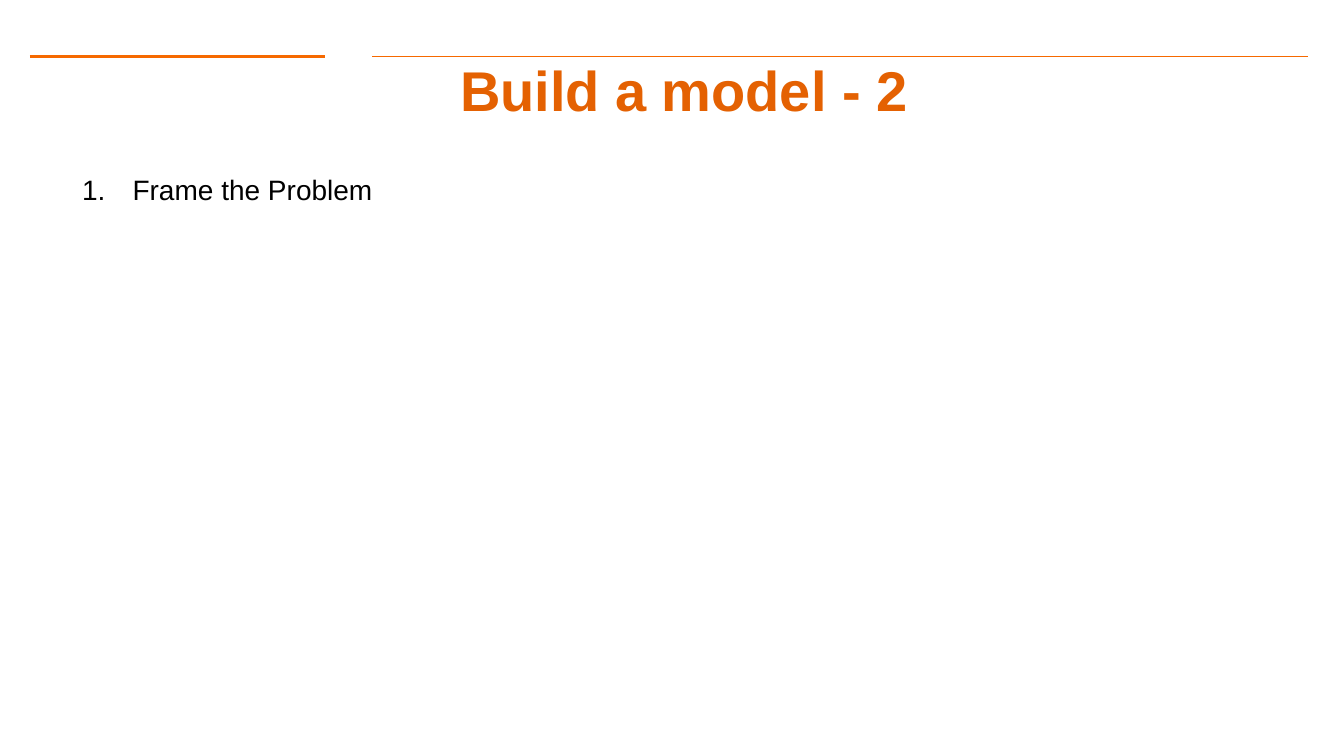
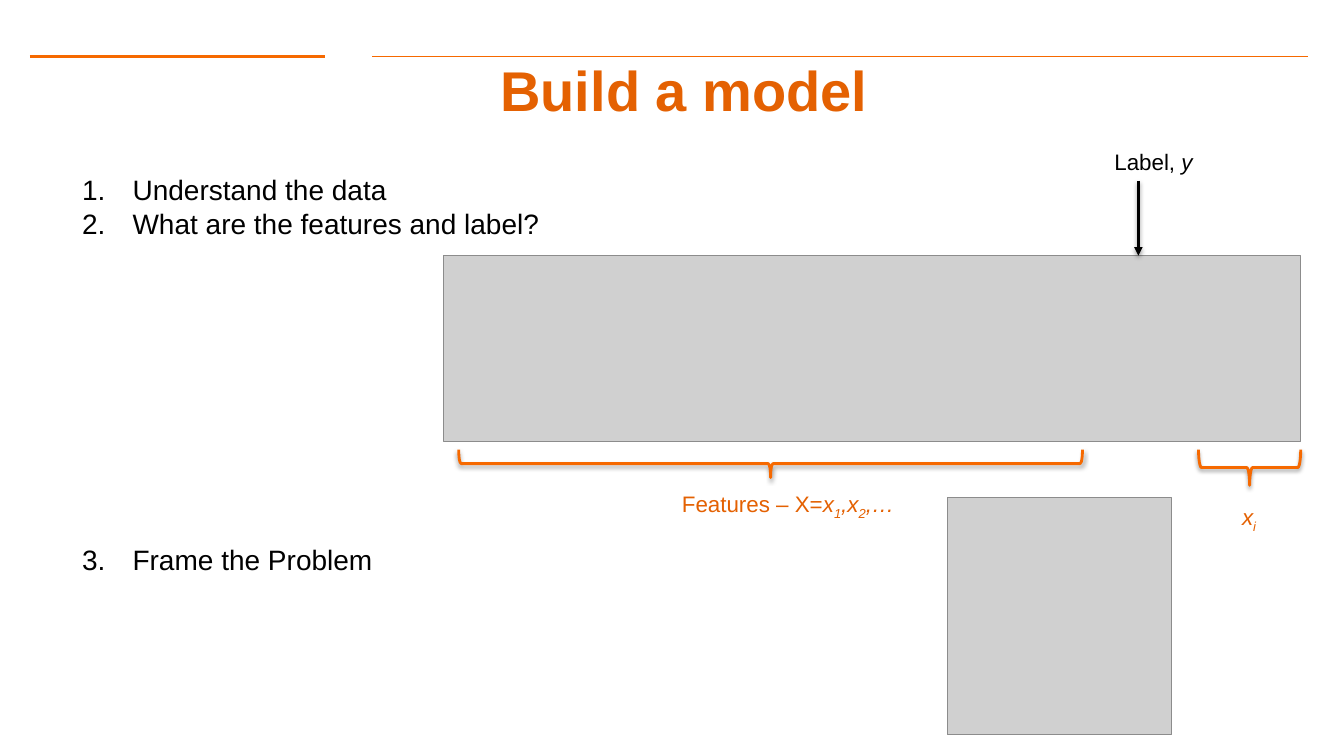
Before and after one commit to gk5951/RIT-DSCI-633-FDS, a slide deck: slide 36 of Syllabus/Lecture02/Lec02.pptx (slide 34 before the commit). Drawn at 1344x756 pixels with LibreOffice and Linux fonts; fonts in the diff are those of the drawing; grey boxes stand for pictures; background and template pictures are left out. Boxes give left, top, right and bottom in pixels: in the first picture for what was removed or moved away, otherwise in the second. Text is boxed around its words. In the diff, an @@ line names an element or a change of style, - is before the commit and + after.

```diff
--- a/Syllabus/Lecture02/Lec02.pptx
+++ b/Syllabus/Lecture02/Lec02.pptx
@@ title at box(500, 70, 867, 112): text changed @@
-Build a model - 2
+Build a model
@@ text at box(133, 179, 539, 235): paragraphs added @@
+1. Understand the data
+2. What are the features and label?
@@ text added at box(1114, 153, 1192, 175), 16 pt, text #000000 @@
+Label, y
@@ arrow added from (1138, 180) to (1138, 256), #000000 2 pt @@
@@ picture added at box(444, 256, 1301, 443) @@
@@ right brace added at box(459, 450, 1083, 478), outline #F66900 2 pt @@
@@ right brace added at box(1199, 450, 1301, 485), outline #F66900 2 pt @@
@@ text added at box(682, 496, 834, 513), 16 pt, text #E46102 @@
+Features – X=x1,x2,…
@@ picture added at box(948, 498, 1173, 735) @@
@@ text added at box(1232, 498, 1267, 535), 16 pt, text #E46102, italic @@
+xi
```
Also in this commit, not shown: 8 other slides changed, 2 slides added, 2 slides removed, 4 other files.
